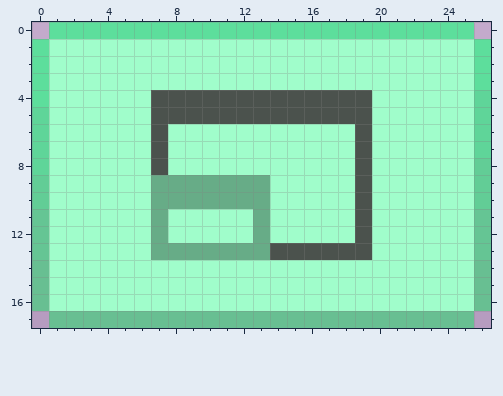
Edited in one commit: pixel-art file (data/Client Side Decoration Buttons/CSDMaximizedButtonHover.aseprite). Above, as it was before the edit.
27x18 pixels, 1 frame. Colours within 5 levels of each other are drawn and written as one.
Now the later version:
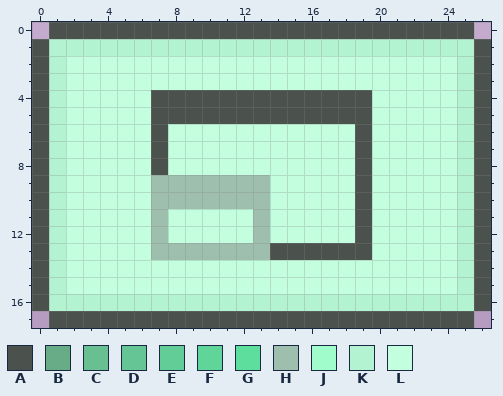
Palette (. is transparent): A #4b524d  B #67ac87  C #68bf92  D #65c594  E #62cd96  F #5fd599  G #5dde9c  H #9ebfae  J #a0fdcb  K #b4f3d2  L #c3ffdf
The exact change:
@@ x 0..26 @@
- 0 .GGGGGGGGGGGGGGGGGGGGGGGGG.
- 1 GJJJJJJJJJJJJJJJJJJJJJJJJJG
- 2 GJJJJJJJJJJJJJJJJJJJJJJJJJG
- 3 GJJJJJJJJJJJJJJJJJJJJJJJJJG
- 4 GJJJJJJAAAAAAAAAAAAAJJJJJJF
- 5 FJJJJJJAAAAAAAAAAAAAJJJJJJF
- 6 FJJJJJJAJJJJJJJJJJJAJJJJJJF
- 7 FJJJJJJAJJJJJJJJJJJAJJJJJJF
- 8 FJJJJJJAJJJJJJJJJJJAJJJJJJE
- 9 EJJJJJJBBBBBBBJJJJJAJJJJJJE
-10 EJJJJJJBBBBBBBJJJJJAJJJJJJE
-11 DJJJJJJBJJJJJBJJJJJAJJJJJJD
-12 DJJJJJJBJJJJJBJJJJJAJJJJJJD
-13 DJJJJJJBBBBBBBAAAAAAJJJJJJD
-14 CJJJJJJJJJJJJJJJJJJJJJJJJJC
-15 CJJJJJJJJJJJJJJJJJJJJJJJJJC
-16 CJJJJJJJJJJJJJJJJJJJJJJJJJC
-17 .CCCCCCCCCCCCCCCCCCCCCCCCC.
+ 0 .AAAAAAAAAAAAAAAAAAAAAAAAA.
+ 1 AKKKKKKKKKKKKKKKKKKKKKKKKKA
+ 2 AKLLLLLLLLLLLLLLLLLLLLLLLKA
+ 3 AKLLLLLLLLLLLLLLLLLLLLLLLKA
+ 4 AKLLLLLAAAAAAAAAAAAALLLLLKA
+ 5 AKLLLLLAAAAAAAAAAAAALLLLLKA
+ 6 AKLLLLLALLLLLLLLLLLALLLLLKA
+ 7 AKLLLLLALLLLLLLLLLLALLLLLKA
+ 8 AKLLLLLALLLLLLLLLLLALLLLLKA
+ 9 AKLLLLLHHHHHHHLLLLLALLLLLKA
+10 AKLLLLLHHHHHHHLLLLLALLLLLKA
+11 AKLLLLLHLLLLLHLLLLLALLLLLKA
+12 AKLLLLLHLLLLLHLLLLLALLLLLKA
+13 AKLLLLLHHHHHHHAAAAAALLLLLKA
+14 AKLLLLLLLLLLLLLLLLLLLLLLLKA
+15 AKLLLLLLLLLLLLLLLLLLLLLLLKA
+16 AKKKKKKKKKKKKKKKKKKKKKKKKKA
+17 .AAAAAAAAAAAAAAAAAAAAAAAAA.
